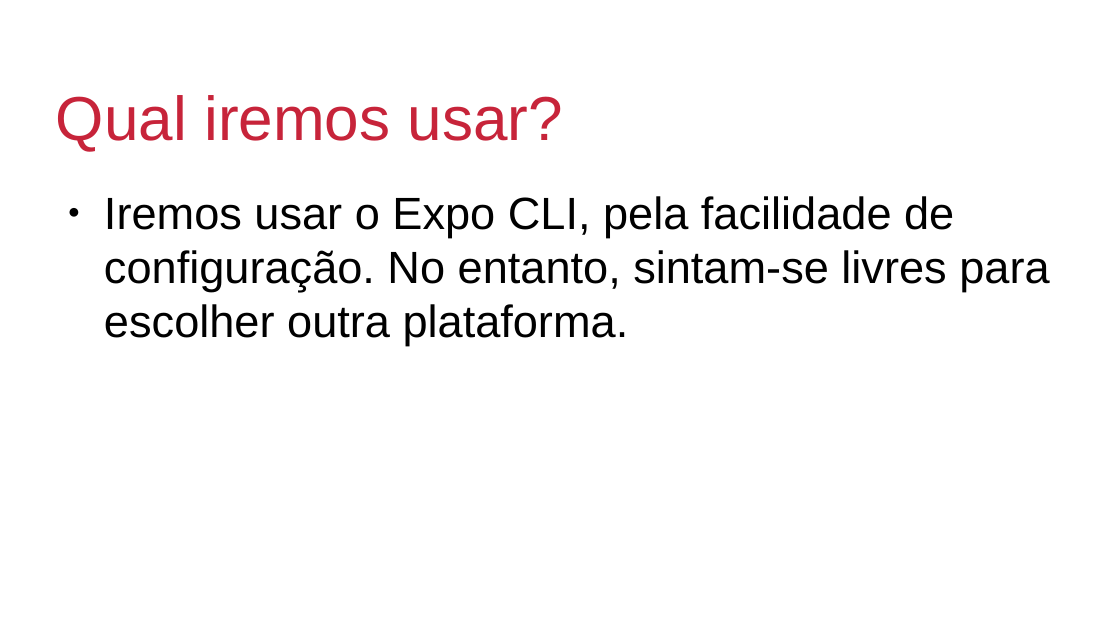
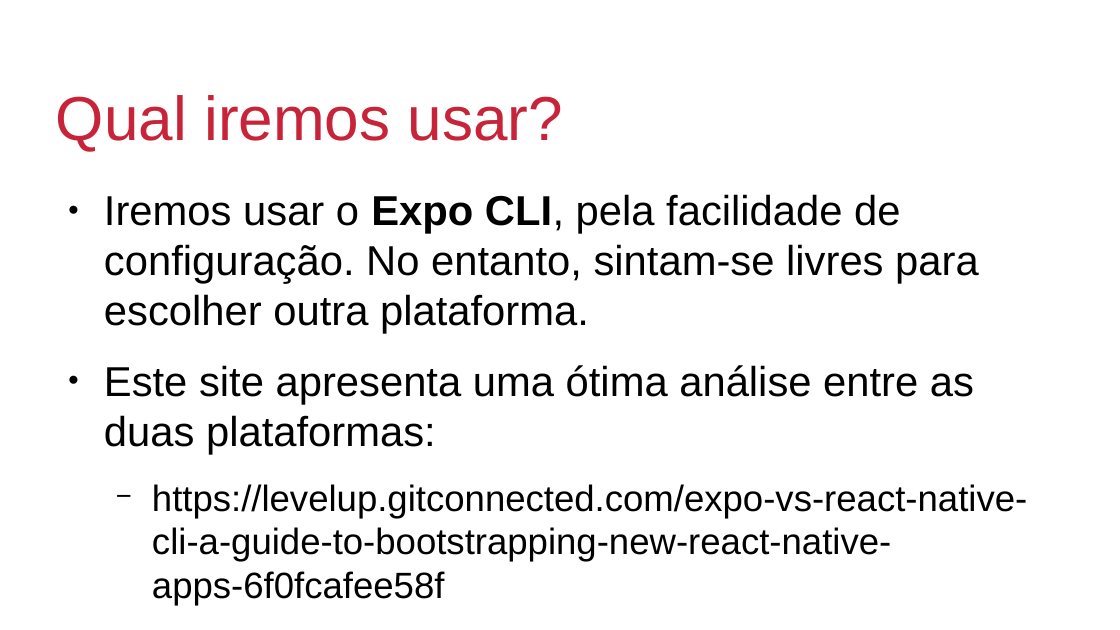
Before and after one commit to johnmagt/PIDM-2019_2, a slide deck: slide 6 of SLIDES/aula01.odp. Drawn at 1120x630 pixels with LibreOffice and Linux fonts; fonts in the diff are those of the drawing; background and template pictures are left out. Boxes give left, top, right and bottom in pixels: in the first picture for what was removed or moved away, otherwise in the second. Text is boxed around its words. In the diff, an @@ line names an element or a change of style, - is before the commit and + after.

```diff
--- a/SLIDES/aula01.odp
+++ b/SLIDES/aula01.odp
@@ text at <box>104,194,979,334</box>: size 32 to 29.6 pt in "Iremos usar o Expo CLI, pela facilidade ..."; bold on in "Expo CLI," @@
@@ text at <box>104,365,1027,606</box>: paragraphs added @@
+● Este site apresenta uma ótima análise entre as duas plataformas:
+  − https://levelup.gitconnected.com/expo-vs-react-native-cli-a-guide-to-bootstrapping-new-react-native-apps-6f0fcafee58f
```
Also in this commit, not shown: 7 other slides changed, 11 slides added, 1 slide removed, 1 other file.
